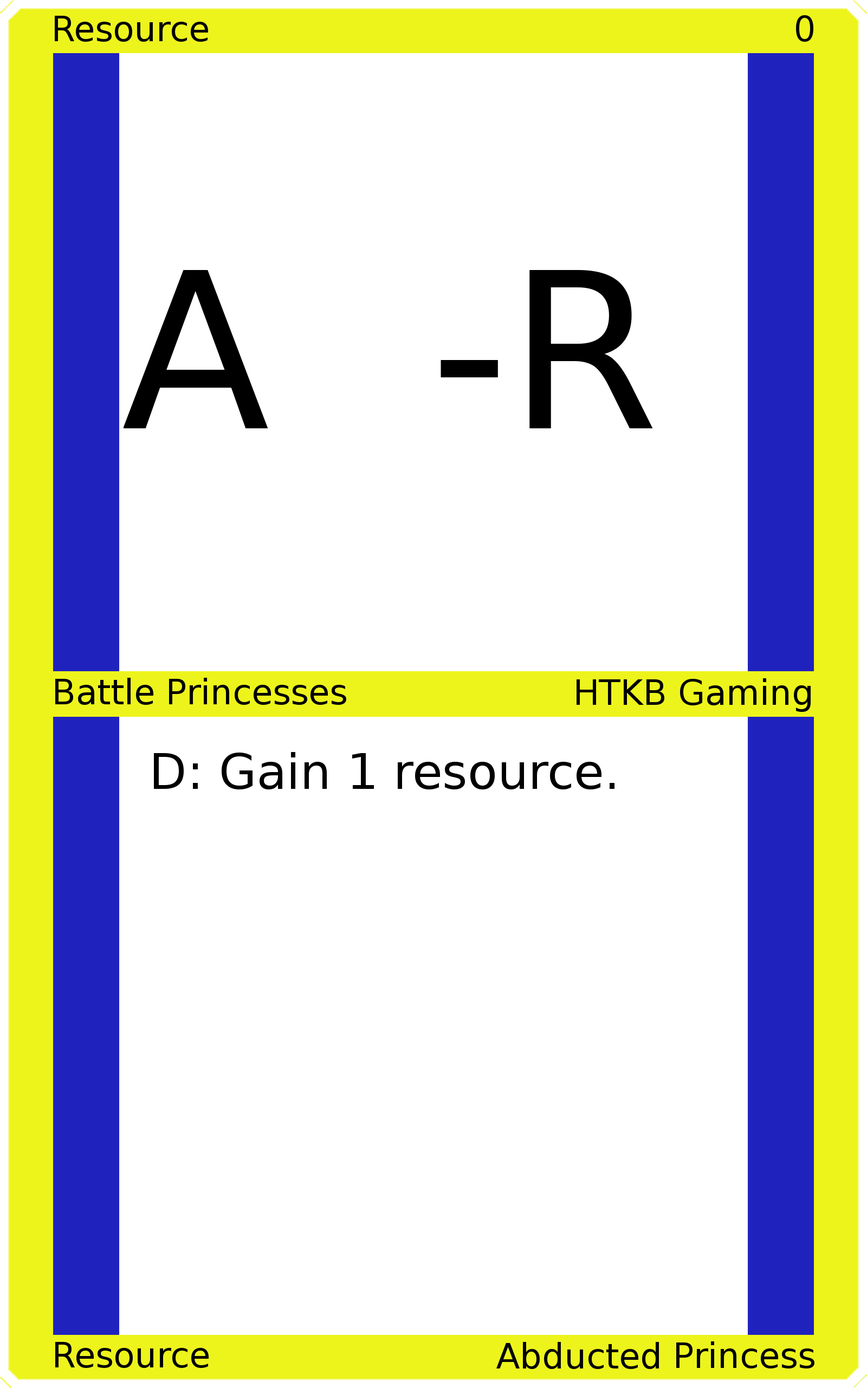
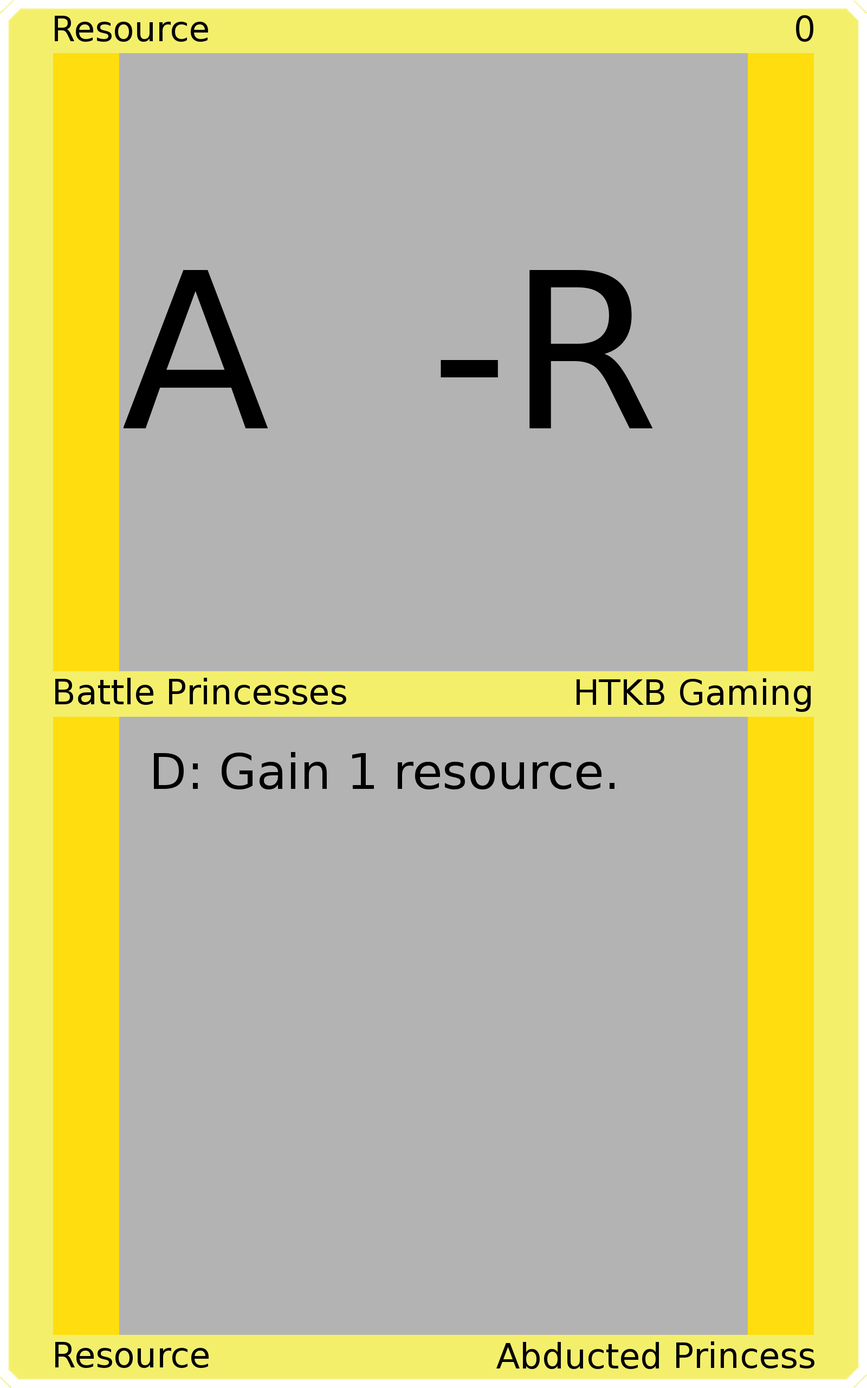
Layers edited between the first and the second 867x1388 image:
painted on "Border" over <box>0,0,867,1388</box>
painted on "Top Background" over <box>119,52,748,673</box>
painted on "Bottom Background" over <box>119,715,748,1336</box>
painted on "Background" over <box>35,35,832,1352</box>
